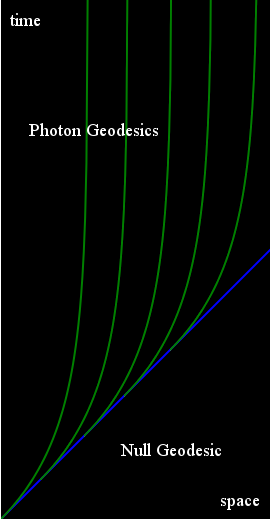
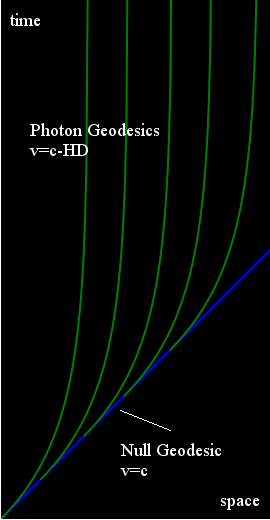
Revision of a layered (270, 520) image; what changed, layer by layer:
renamed "Photon Geodesics" to "Photon Geodesics ...", painted on it over [29, 123, 159, 156]
renamed "Null Geodesic" to "Null Geodesic ...", painted on it over [120, 468, 147, 476]
painted on "lightcones.png" over [120, 410, 171, 431]
